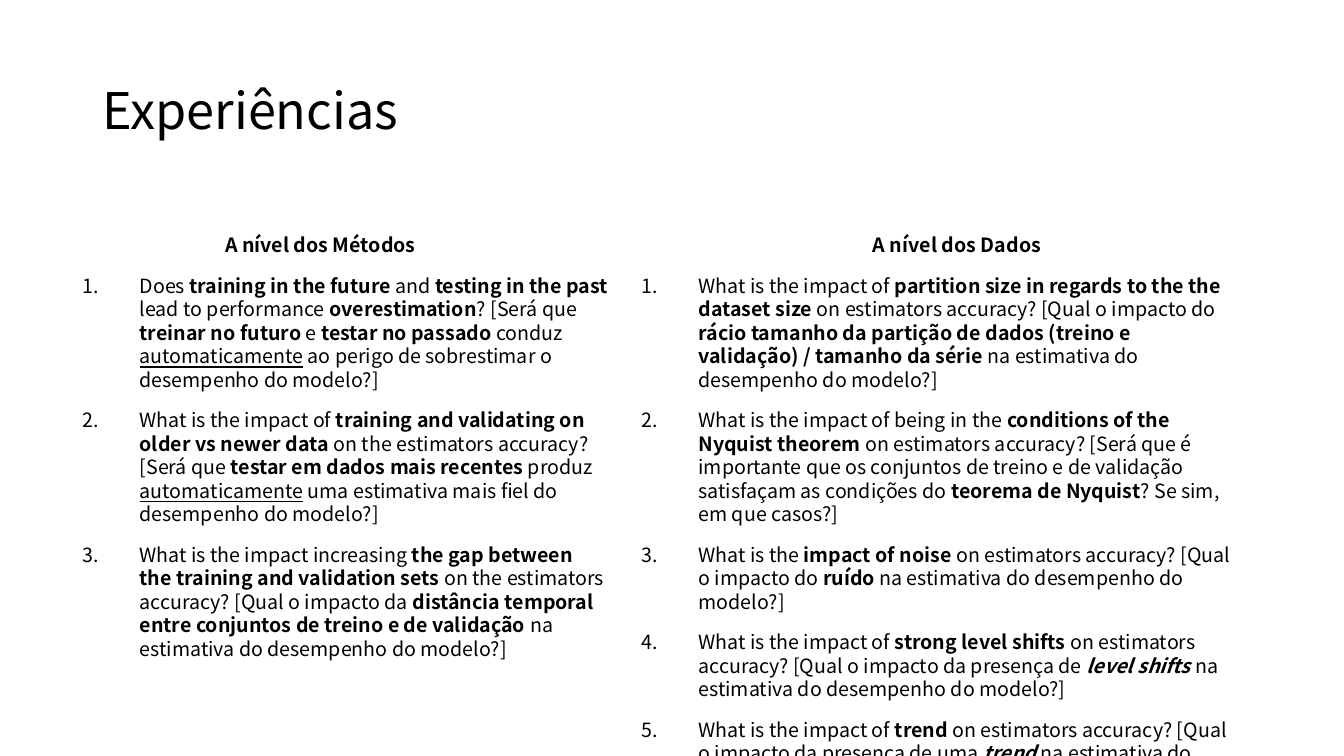
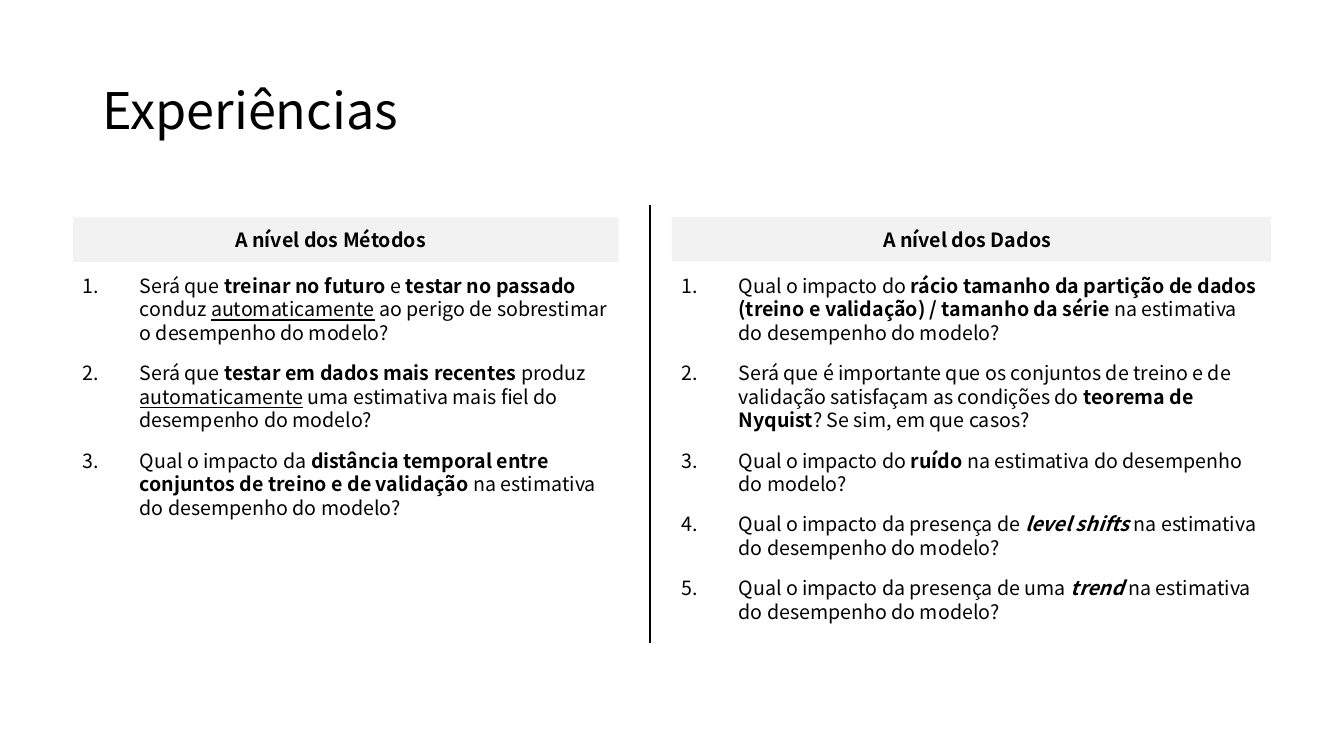
Before and after one commit to MiguelLoureiro98/timecave, a slide deck: slide 29 of papers/.ppt/cvtimeseries.pptx (slide 27 before the commit). Drawn at 1344x756 pixels with LibreOffice and Linux fonts; fonts in the diff are those of the drawing. Boxes give left, top, right and bottom in pixels: in the first picture for what was removed or moved away, otherwise in the second. Text is boxed around its words. In the diff, an @@ line names an element or a change of style, - is before the commit and + after.

```diff
--- a/papers/.ppt/cvtimeseries.pptx
+++ b/papers/.ppt/cvtimeseries.pptx
@@ line added from (650, 206) to (650, 642), #000000 1.5 pt @@
@@ rectangle added at (73,218,618,262), fill #F2F2F2 @@
@@ text "A nível dos Métodos": place and size @@
-text "A nível dos Métodos" at (225,234,416,253)
+text "A nível dos Métodos" at (235,229,426,248)
@@ rectangle added at (673,217,1271,261), fill #F2F2F2 @@
@@ text "A nível dos Dados": place and size @@
-text "A nível dos Dados" at (873,234,1041,253)
+text "A nível dos Dados" at (883,229,1051,248)
@@ text at (140,276,607,520): text changed @@
-1. Does training in the future and testing in the past lead to performance overestimation? [Será que treinar no futuro e testar no passado conduz automaticamente ao perigo de sobrestimar o desempenho do modelo?]
-2. What is the impact of training and validating on older vs newer data on the estimators accuracy? [Será que testar em dados mais recentes produz automaticamente uma estimativa mais fiel do desempenho do modelo?]
-3. What is the impact increasing the gap between the training and validation sets on the estimators accuracy? [Qual o impacto da distância temporal entre conjuntos de treino e de validação na estimativa do desempenho do modelo?]
+1. Será que treinar no futuro e testar no passado conduz automaticamente ao perigo de sobrestimar o desempenho do modelo?
+2. Será que testar em dados mais recentes produz automaticamente uma estimativa mais fiel do desempenho do modelo?
+3. Qual o impacto da distância temporal entre conjuntos de treino e de validação na estimativa do desempenho do modelo?
@@ text at (739,275,1257,624): text changed @@
-1. What is the impact of partition size in regards to the the dataset size on estimators accuracy? [Qual o impacto do rácio tamanho da partição de dados (treino e validação) / tamanho da série na estimativa do desempenho do modelo?]
-2. What is the impact of being in the conditions of the Nyquist theorem on estimators accuracy? [Será que é importante que os conjuntos de treino e de validação satisfaçam as condições do teorema de Nyquist? Se sim, em que casos?]
-3. What is the impact of noise on estimators accuracy? [Qual o impacto do ruído na estimativa do desempenho do modelo?]
-4. What is the impact of strong level shifts on estimators accuracy? [Qual o impacto da presença de level shifts na estimativa do desempenho do modelo?]
-5. What is the impact of trend on estimators accuracy? [Qual o impacto da presença de uma trend na estimativa do desempenho do modelo?]
+1. Qual o impacto do rácio tamanho da partição de dados (treino e validação) / tamanho da série na estimativa do desempenho do modelo?
+2. Será que é importante que os conjuntos de treino e de validação satisfaçam as condições do teorema de Nyquist? Se sim, em que casos?
+3. Qual o impacto do ruído na estimativa do desempenho do modelo?
+4. Qual o impacto da presença de level shifts na estimativa do desempenho do modelo?
+5. Qual o impacto da presença de uma trend na estimativa do desempenho do modelo?
```
Also in this commit, not shown: 20 other slides changed, 2 slides added, 1 other file.
